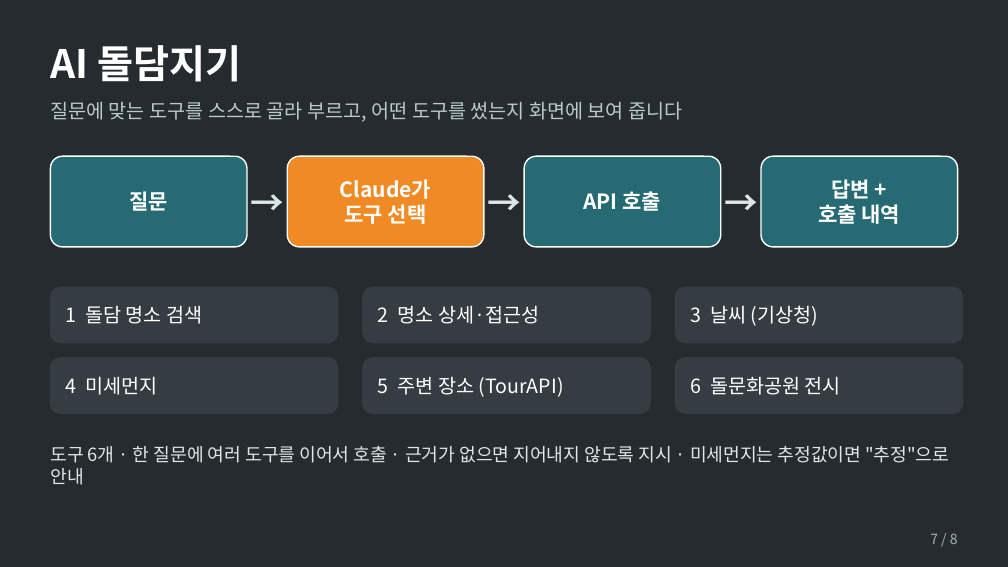
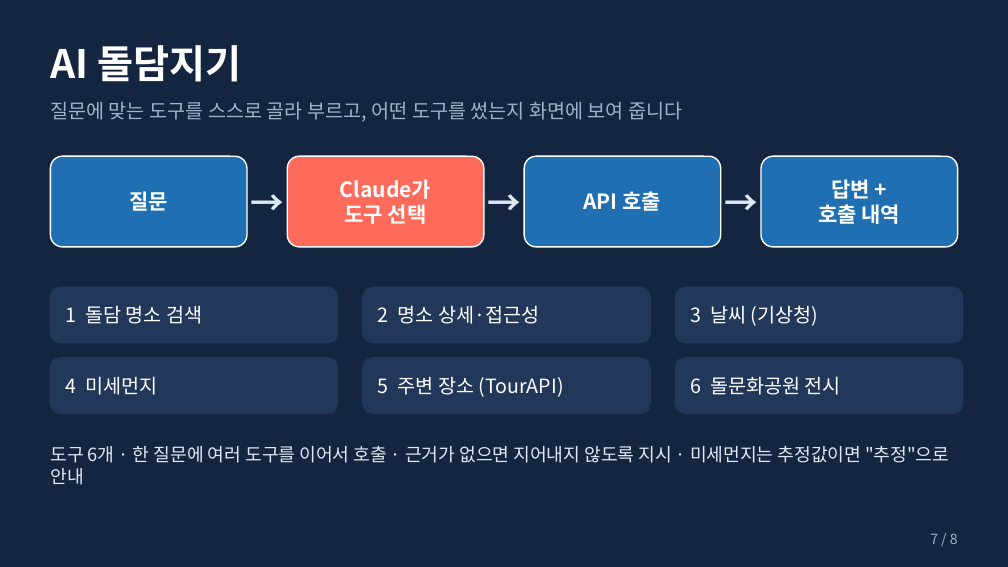
Before and after one commit to pjhjustin2430-cmd/doldam-today, a slide deck: slide 7 of docs/돌담오늘_발표자료.pptx. Drawn at 1008x567 pixels with LibreOffice and Linux fonts; fonts in the diff are those of the drawing. Boxes give left, top, right and bottom in pixels: in the first picture for what was removed or moved away, otherwise in the second. Text is boxed around its words. In the diff, an @@ line names an element or a change of style, - is before the commit and + after.

```diff
--- a/docs/돌담오늘_발표자료.pptx
+++ b/docs/돌담오늘_발표자료.pptx
@@ background #262B2F to #14263F @@
@@ text "질문에 맞는 도구를 스스로 골라 ..." at bbox=[50, 102, 682, 122]: text colour #B9CBC8 to #9FB3C8 @@
@@ rounded rectangle at bbox=[287, 156, 484, 247]: fill #F08A24 to #FF6B5B @@
@@ text colour #DCE8E6 to #DCE8F5 in 4 elements at bbox=[50, 446, 949, 485], bbox=[247, 171, 287, 232], bbox=[484, 171, 524, 232], bbox=[721, 171, 761, 232] @@
@@ fill #266A73 to #1F6FB2 in 3 elements at bbox=[50, 156, 247, 247], bbox=[524, 156, 721, 247], bbox=[761, 156, 958, 247] @@
@@ fill #363D42 to #22385A; outline #363D42 1 pt to #22385A 1 pt in 6 elements at bbox=[50, 287, 338, 343], bbox=[363, 287, 650, 343], bbox=[675, 287, 963, 343], bbox=[50, 358, 338, 413], bbox=[363, 358, 650, 413], bbox=[675, 358, 963, 413] @@
@@ text "7 / 8" at bbox=[930, 533, 958, 544]: text colour #9FB3B0 to #9FB3C8 @@
```
Also in this commit, not shown: 7 other slides changed, 3 other files.
